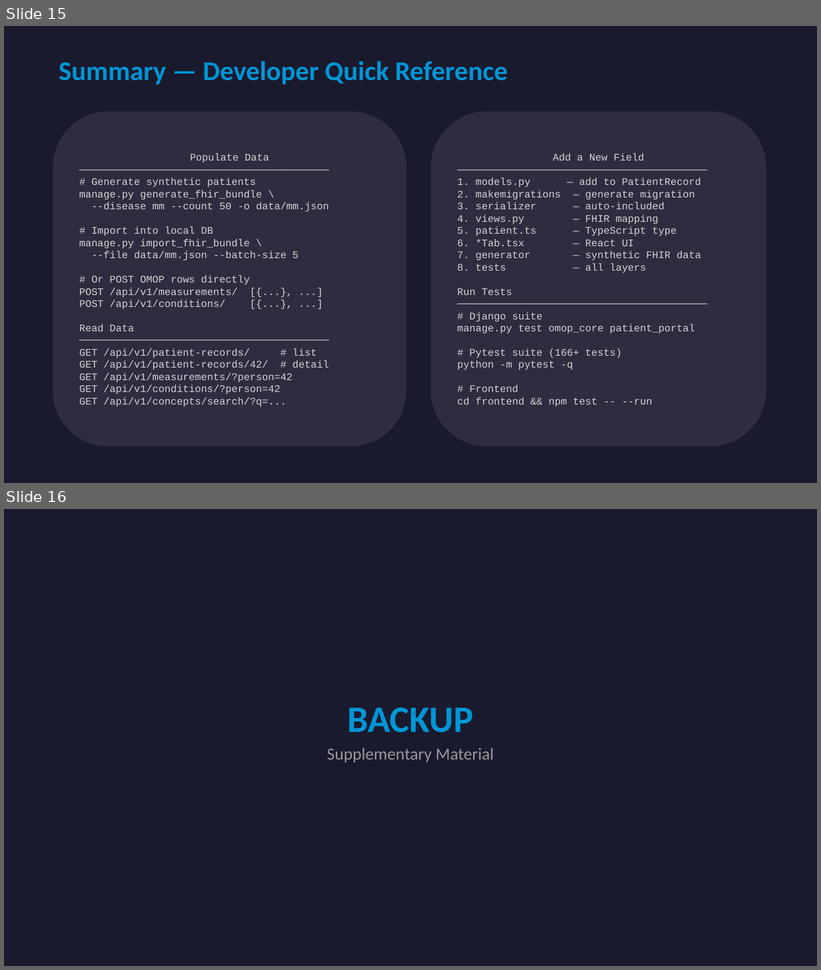
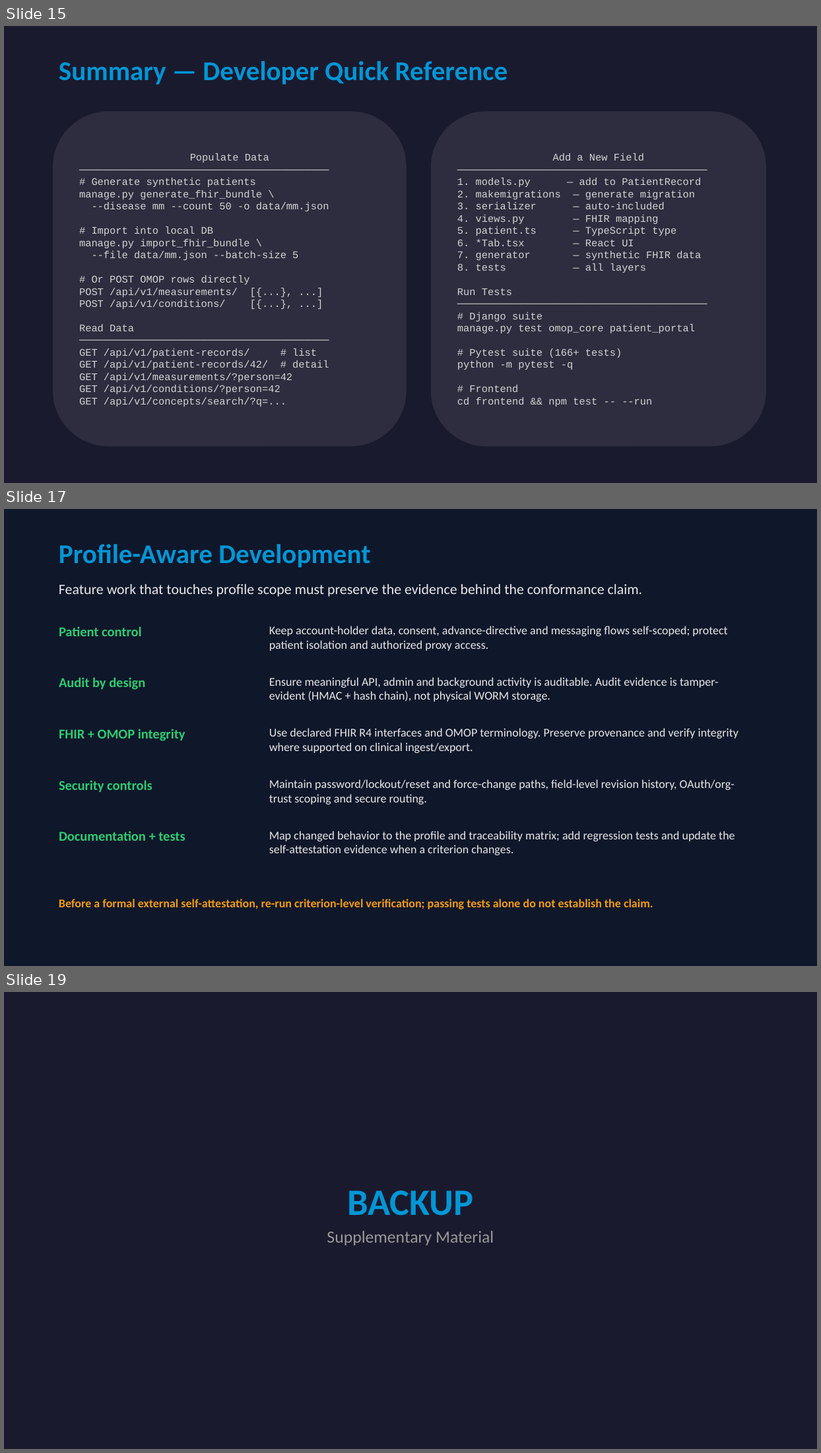
Before and after one commit to healthkey-ai/promop, a slide deck: PRomop_Developer_Guide.pptx. Shown one above the other, each under a label of ours: slides 15 and 16 before the commit, slides 15, 17 and 19 after it; the slides between them are not shown. The pictures are 821x970 and 821x1453 pixels, drawn with LibreOffice and Linux fonts; fonts in the diff are those of the drawing. Boxes give left, top, right and bottom in pixels: in the first picture for what was removed or moved away, otherwise in the second. Text is boxed around its words. In the diff, an @@ line names an element or a change of style, - is before the commit and + after.

Commit message:
docs: add PHR-S FM oncology profile guide slides

```diff
--- a/PRomop_Developer_Guide.pptx
+++ b/PRomop_Developer_Guide.pptx
@@ slide 17 added at (4,509,817,966), background #0F172A @@
@@ text added at (59,544,370,568), 32 pt, text #0096D6, bold @@
+Profile-Aware Development
@@ text added at (59,584,643,597), 17 pt, text #E8E8E8 @@
+Feature work that touches profile scope must preserve the evidence behind the conformance claim.
@@ text added at (59,626,141,636), 16 pt, text #2ECC71, bold @@
+Patient control
@@ text added at (269,626,727,651), 14 pt, text #E8E8E8 @@
+Keep account-holder data, consent, advance-directive and messaging flows self-scoped; protect patient isolation and authorized proxy access.
@@ text added at (59,677,145,690), 16 pt, text #2ECC71, bold @@
+Audit by design
@@ text added at (269,677,718,702), 14 pt, text #E8E8E8 @@
+Ensure meaningful API, admin and background activity is auditable. Audit evidence is tamper-evident (HMAC + hash chain), not physical WORM storage.
@@ text added at (59,729,186,741), 16 pt, text #2ECC71, bold @@
+FHIR + OMOP integrity
@@ text added at (269,728,739,753), 14 pt, text #E8E8E8 @@
+Use declared FHIR R4 interfaces and OMOP terminology. Preserve provenance and verify integrity where supported on clinical ingest/export.
@@ text added at (59,780,152,792), 16 pt, text #2ECC71, bold @@
+Security controls
@@ text added at (269,780,735,805), 14 pt, text #E8E8E8 @@
+Maintain password/lockout/reset and force-change paths, field-level revision history, OAuth/org-trust scoping and secure routing.
@@ text added at (59,831,185,841), 16 pt, text #2ECC71, bold @@
+Documentation + tests
@@ text added at (269,831,735,855), 14 pt, text #E8E8E8 @@
+Map changed behavior to the profile and traceability matrix; add regression tests and update the self-attestation evidence when a criterion changes.
@@ text added at (59,899,653,910), 14 pt, text #F39C12, bold @@
+Before a formal external self-attestation, re-run criterion-level verification; passing tests alone do not establish the claim.
@@ what was slide 16 is now slide 19 @@
```
Also in this commit, not shown: 2 other slides added.
